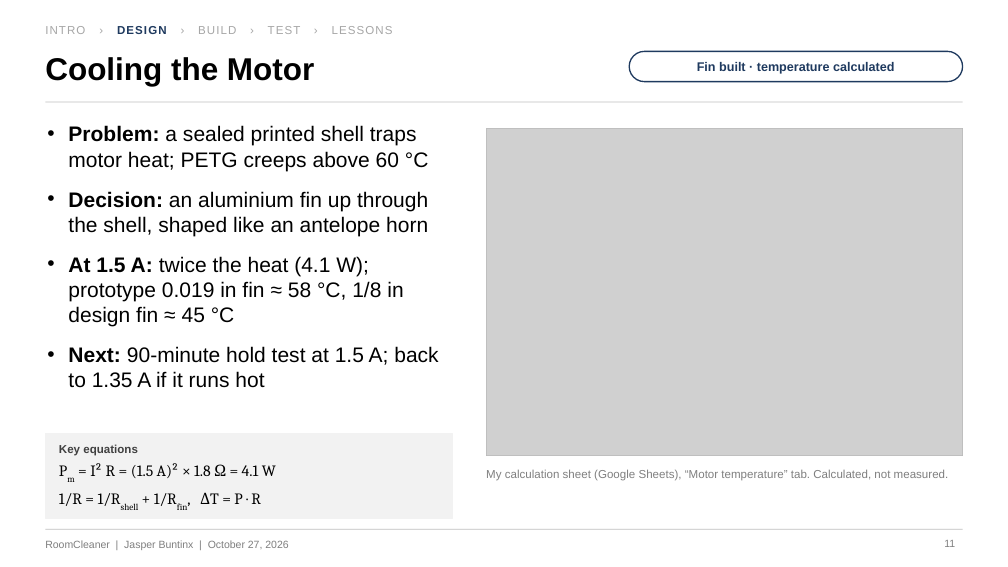
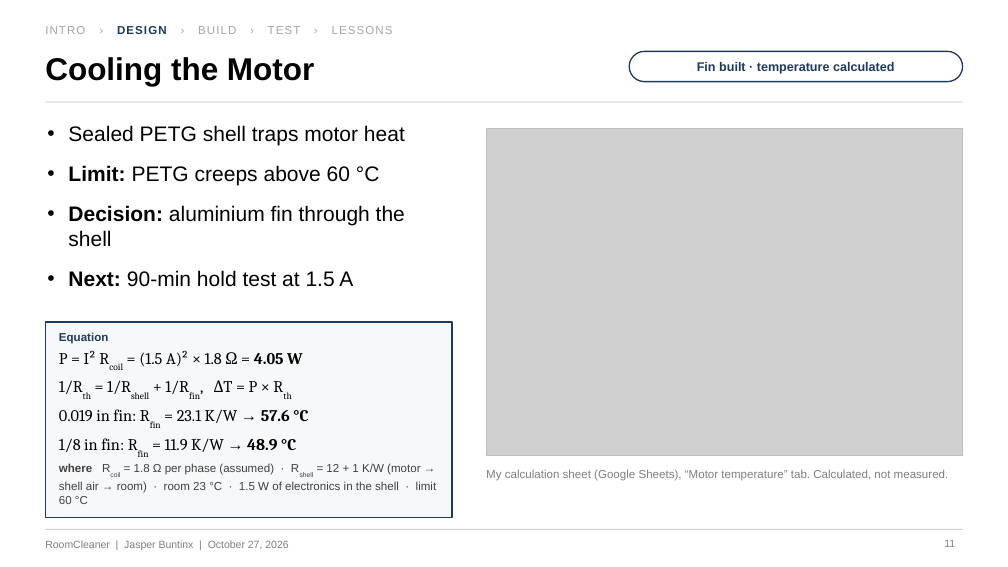
Before and after one commit to Jaspario1199/RoomCleaner, a slide deck: slide 11 of docs/presentation/deck_v5/RoomCleaner_Buntinx_Oct27_v5.pptx. Drawn at 1008x567 pixels with LibreOffice and Linux fonts; fonts in the diff are those of the drawing; grey boxes stand for pictures. Boxes give left, top, right and bottom in pixels: in the first picture for what was removed or moved away, otherwise in the second. Text is boxed around its words. In the diff, an @@ line names an element or a change of style, - is before the commit and + after.

```diff
--- a/docs/presentation/deck_v5/RoomCleaner_Buntinx_Oct27_v5.pptx
+++ b/docs/presentation/deck_v5/RoomCleaner_Buntinx_Oct27_v5.pptx
@@ text at <box>68,125,405,287</box>: text changed @@
-• Problem: a sealed printed shell traps motor heat; PETG creeps above 60 °C
-• Decision: an aluminium fin up through the shell, shaped like an antelope horn
-• At 1.5 A: twice the heat (4.1 W); prototype 0.019 in fin ≈ 58 °C, 1/8 in design fin ≈ 45 °C
-• Next: 90-minute hold test at 1.5 A; back to 1.35 A if it runs hot
+• Sealed PETG shell traps motor heat
+• Limit: PETG creeps above 60 °C
+• Decision: aluminium fin through the shell
+• Next: 90-min hold test at 1.5 A
@@ rectangle: place and size @@
-rectangle at <box>45,433,452,518</box>
+rectangle at <box>45,322,452,518</box>
@@ rectangle at <box>45,322,452,518</box>: fill #F2F2F2 to #F7F8FA; outline #F2F2F2 0.5 pt to #1F3A5F 1.25 pt @@
@@ text at <box>59,350,308,452</box>: text changed; size 15 to 15.5 pt @@
-Pm = I² R = (1.5 A)² × 1.8 Ω = 4.1 W
-1/R = 1/Rshell + 1/Rfin, ΔT = P · R
+P = I² Rcoil = (1.5 A)² × 1.8 Ω = 4.05 W
+1/Rth = 1/Rshell + 1/Rfin, ΔT = P × Rth
+0.019 in fin: Rfin = 23.1 K/W → 57.6 °C
+1/8 in fin: Rfin = 11.9 K/W → 48.9 °C
@@ text added at <box>59,332,108,344</box>, 11 pt, text #1F3A5F, bold @@
+Equation
@@ text removed at <box>59,444,138,456</box> @@
-Key equations
@@ text added at <box>59,463,437,504</box>, 11 pt, text #404040 @@
+where Rcoil = 1.8 Ω per phase (assumed) · Rshell = 12 + 1 K/W (motor → shell air → room) · room 23 °C · 1.5 W of electronics in the shell · limit 60 °C
```
Also in this commit, not shown: 26 other slides changed, 4 other files.
